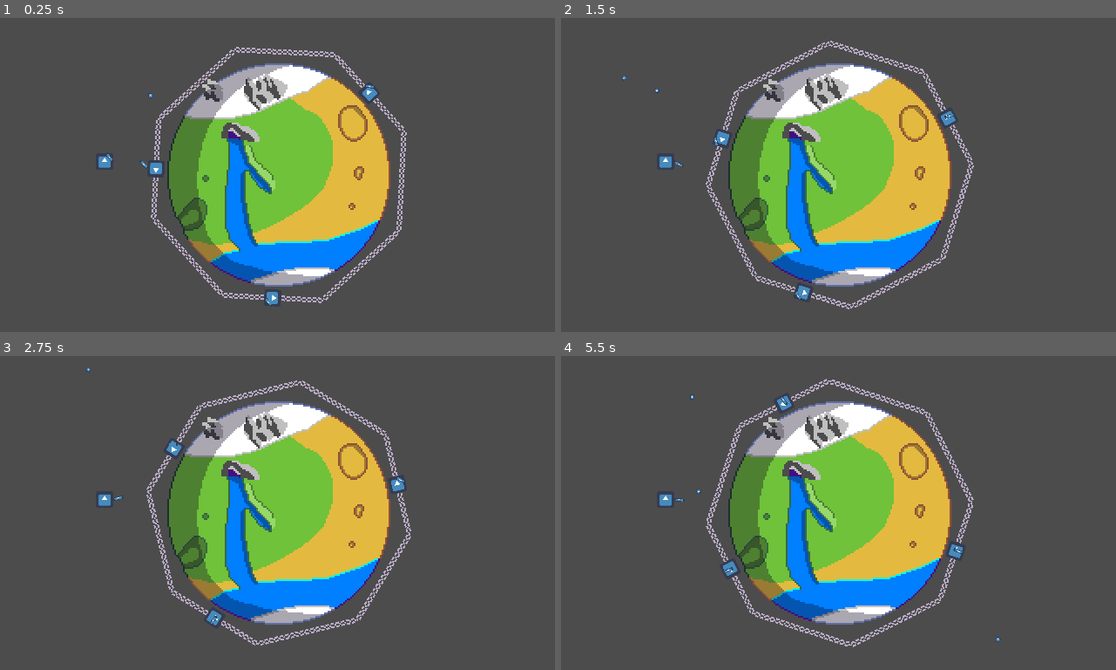
Above: before the commit, frames 1-4 (two rows, left to right).
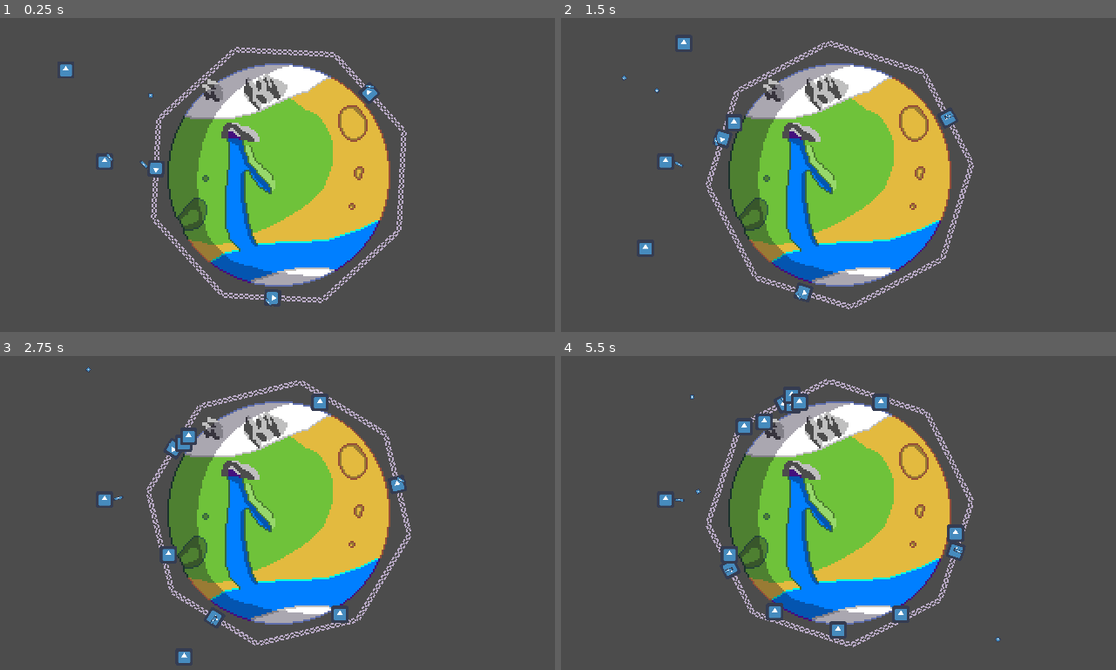
Above: after the commit, the same moments.

Repository: IgnacioMGarrido/BTP-GameJam
Game: Godot game, scene res://Scenes/MainScene.tscn
The game is run twice, just before and just after one commit, with the same random seed, the same clock (stepped at 60 frames per second) and the same inputs. The engine's default icon, where the game draws it, is replaced by a stand-in: a white triangle on a blue panel in a dark square.
Inputs (mouse positions are in pixels of both pictures, inside the frame that each line leads up to):
- Up to frame 1 (0.25 s): no input
- Up to frame 2 (1.5 s): tap Enter (ui_accept) at 0.5, 0.77 s; move the mouse to (960, 159) at 0.52 s; click (960, 159) at 0.67 s; move the mouse to (727, 190) at 1.27 s; click (727, 190) at 1.42 s
- Up to frame 3 (2.75 s): tap Enter (ui_accept) at 1.52 s; move the mouse to (333, 443) at 2.02 s; click (333, 443) at 2.17 s
- Up to frame 4 (5.5 s): move the mouse to (810, 575) at 2.77 s; click (810, 575) at 2.92 s; tap Enter (ui_accept) at 3.02, 3.77, 4.52 s; move the mouse to (1005, 560) at 3.52 s; click (1005, 560) at 3.67 s; move the mouse to (672, 465) at 4.27 s; click (672, 465) at 4.42 s; move the mouse to (866, 513) at 5.02 s; click (866, 513) at 5.17 s

The runs differ from the first frame. In frame 1, less than 0.1% of the frame differs, in the area x 10-14%, y 14-19%; in frame 2, 0.3%; in frame 3, 0.6%; in frame 4, 1.1%, in the area x 24-73%, y 10-90%.
Error in both runs: Invalid call. Nonexistent function 'project_ray_origin' in base 'Camera2D'. (res://Scripts/DefenseManager.gd:16)

Commit message:
Mob Spawner and Mobs working kinda well
I'm so proud of this community

Diff:
--- /dev/null
+++ b/BTP-Game/Managers/MobSpawner.tscn
@@ -0,0 +1,27 @@
+[gd_scene load_steps=4 format=2]
+
+[ext_resource path="res://Scripts/MobSpawner.gd" type="Script" id=1]
+[ext_resource path="res://Scenes/Enemies/Mob.tscn" type="PackedScene" id=2]
+
+[sub_resource type="Curve2D" id=1]
+_data = {
+"points": PoolVector2Array( 0, 0, 0, 0, -22.8954, -10.5682, 0, 0, 0, 0, 328.593, -9.61404, 0, 0, 0, 0, 329.074, 189.805, 0, 0, 0, 0, -22.8954, 188.85, 0, 0, 0, 0, -22.8954, -10.5682 )
+}
+
+[node name="MobSpawner" type="Node2D"]
+script = ExtResource( 1 )
+Mob = ExtResource( 2 )
+
+[node name="MobPath" type="Path2D" parent="."]
+scale = Vector2( 1.01423, 1.02221 )
+curve = SubResource( 1 )
+
+[node name="MobSpawnLocation" type="PathFollow2D" parent="MobPath"]
+position = Vector2( 45.8643, 19.9649 )
+rotation = 0.0215239
+
+[node name="MobTimer" type="Timer" parent="."]
+wait_time = 0.5
+autostart = true
+
+[connection signal="timeout" from="MobTimer" to="." method="_on_MobTimer_timeout"]
--- a/BTP-Game/Scenes/Enemies/Mob.tscn
+++ b/BTP-Game/Scenes/Enemies/Mob.tscn
@@ -4,13 +4,13 @@
 [ext_resource path="res://icon.png" type="Texture" id=2]
 
 [sub_resource type="RectangleShape2D" id=1]
-extents = Vector2( 16, 16 )
+extents = Vector2( 2.07266, 2.04292 )
 
 [node name="Mob" type="KinematicBody2D"]
 script = ExtResource( 1 )
 
 [node name="Sprite" type="Sprite" parent="."]
-scale = Vector2( 0.5, 0.5 )
+scale = Vector2( 0.154643, 0.154643 )
 texture = ExtResource( 2 )
 
 [node name="CollisionShape2D" type="CollisionShape2D" parent="."]
--- a/BTP-Game/Scenes/MainScene.tscn
+++ b/BTP-Game/Scenes/MainScene.tscn
@@ -1,9 +1,11 @@
-[gd_scene load_steps=5 format=2]
+[gd_scene load_steps=7 format=2]
 
 [ext_resource path="res://Scenes/Planets/Planet.tscn" type="PackedScene" id=1]
 [ext_resource path="res://Scenes/Planets/Defenses/Turret.tscn" type="PackedScene" id=2]
 [ext_resource path="res://Scenes/Planets/Defenses/Bullet.tscn" type="PackedScene" id=3]
 [ext_resource path="res://Scenes/Camera.tscn" type="PackedScene" id=4]
+[ext_resource path="res://Scenes/Enemies/Mob.tscn" type="PackedScene" id=5]
+[ext_resource path="res://Managers/MobSpawner.tscn" type="PackedScene" id=6]
 
 [node name="MainScene" type="Node2D"]
 
@@ -19,3 +21,8 @@
 [node name="Camera" parent="." instance=ExtResource( 4 )]
 position = Vector2( 160, 90 )
 current = true
+
+[node name="Mob" parent="." instance=ExtResource( 5 )]
+position = Vector2( 20.9003, 21.515 )
+
+[node name="MobSpawner" parent="." instance=ExtResource( 6 )]
--- a/BTP-Game/Scripts/Mob.gd
+++ b/BTP-Game/Scripts/Mob.gd
@@ -1,4 +1,23 @@
 extends KinematicBody2D
 
+class_name Mob
+
+
+onready var destination = get_node("/root/MainScene/Planet").global_position
+
+var direction : Vector2
+var velocity : Vector2
+var speed = 75
+
+
 func _ready():
+
 	pass
+
+
+func _process(delta):
+	if velocity != null:
+		direction = (destination - global_position).normalized()
+		velocity = Vector2(speed, speed) * direction
+
+	var collision = move_and_collide(velocity * delta)
--- /dev/null
+++ b/BTP-Game/Scripts/MobSpawner.gd
@@ -0,0 +1,14 @@
+extends Node2D
+
+export (PackedScene) var Mob
+
+func _ready():
+	randomize()
+
+func _on_MobTimer_timeout():
+	#Choose Random Location
+	$MobPath/MobSpawnLocation.set_offset(randi())
+	#Create Mob at location
+	var mob = Mob.instance()
+	add_child(mob)
+	mob.position = $MobPath/MobSpawnLocation.position
--- a/BTP-Game/project.godot
+++ b/BTP-Game/project.godot
@@ -14,6 +14,11 @@
 "language": "GDScript",
 "path": "res://Scripts/Bullet.gd"
 }, {
+"base": "KinematicBody2D",
+"class": "Mob",
+"language": "GDScript",
+"path": "res://Scripts/Mob.gd"
+}, {
 "base": "StaticBody2D",
 "class": "Turret",
 "language": "GDScript",
@@ -21,6 +26,7 @@
 } ]
 _global_script_class_icons={
 "Bullet": "",
+"Mob": "",
 "Turret": ""
 }
 
